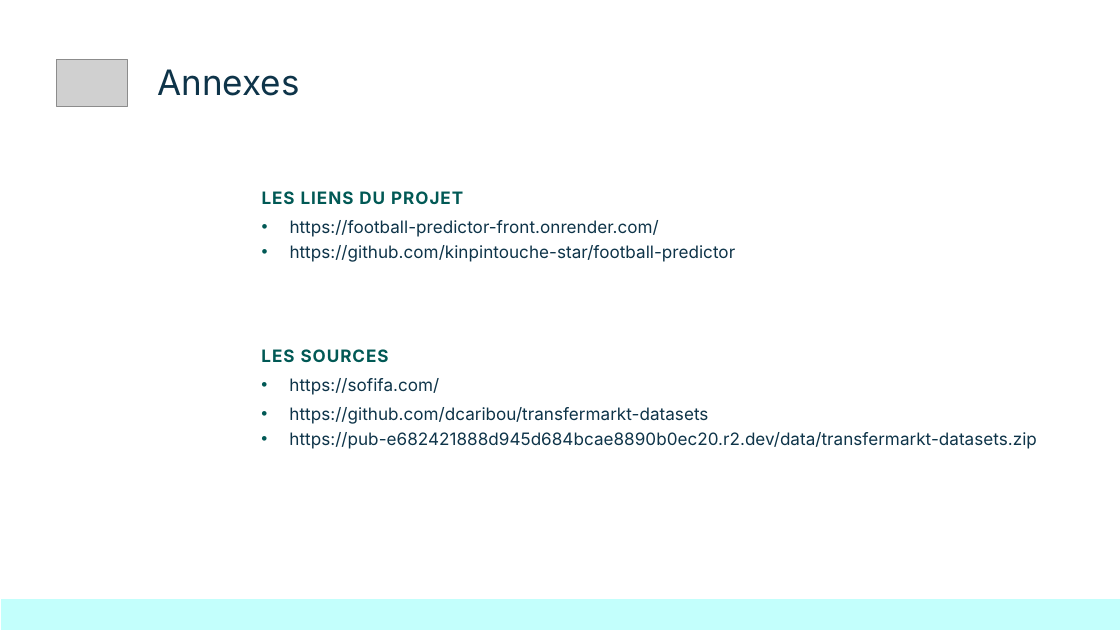
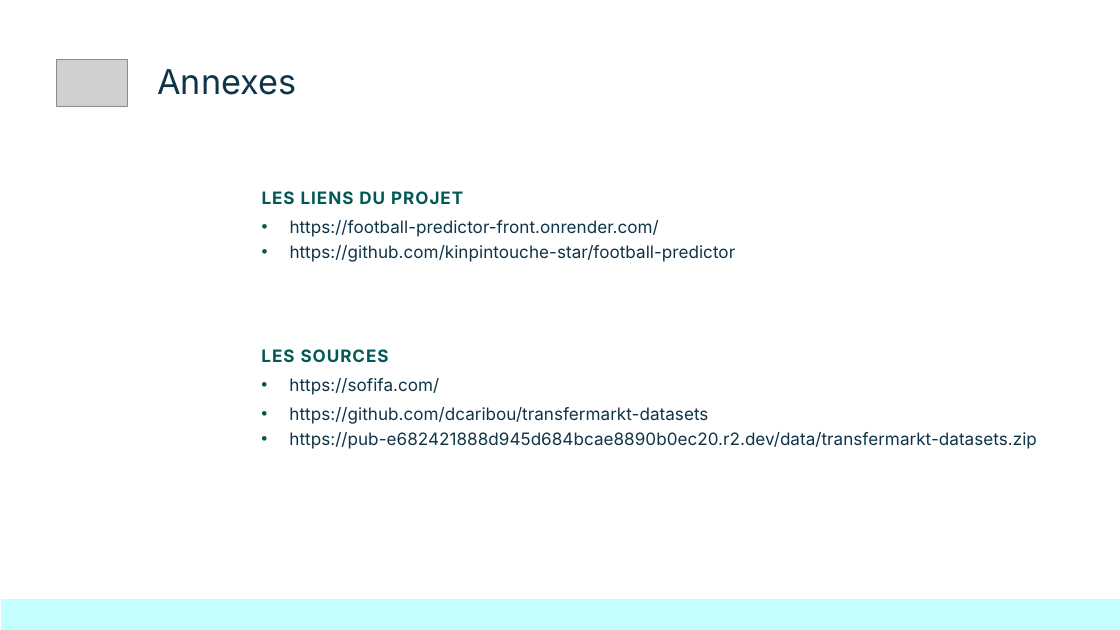
Before and after one commit to kinpintouche-star/football-predictor, a slide deck: slide 14 of docs/FootballPredictorDemoDay20260803.pptx. Drawn at 1120x630 pixels with LibreOffice and Linux fonts; fonts in the diff are those of the drawing; grey boxes stand for pictures; background and template pictures are left out. Boxes give left, top, right and bottom in pixels: in the first picture for what was removed or moved away, otherwise in the second. Text is boxed around its words. In the diff, an @@ line names an element or a change of style, - is before the commit and + after.

```diff
--- a/docs/FootballPredictorDemoDay20260803.pptx
+++ b/docs/FootballPredictorDemoDay20260803.pptx
@@ title "Annexes" at (157, 69, 296, 95): size 22.5 to 22 pt @@
```
Also in this commit, not shown: 10 other slides changed.
